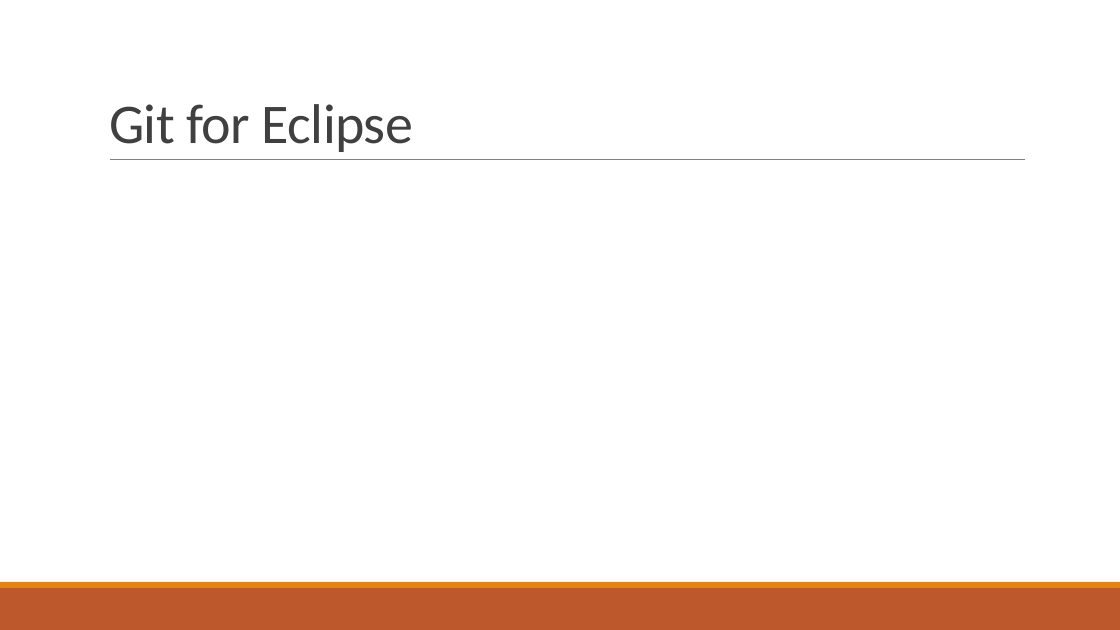
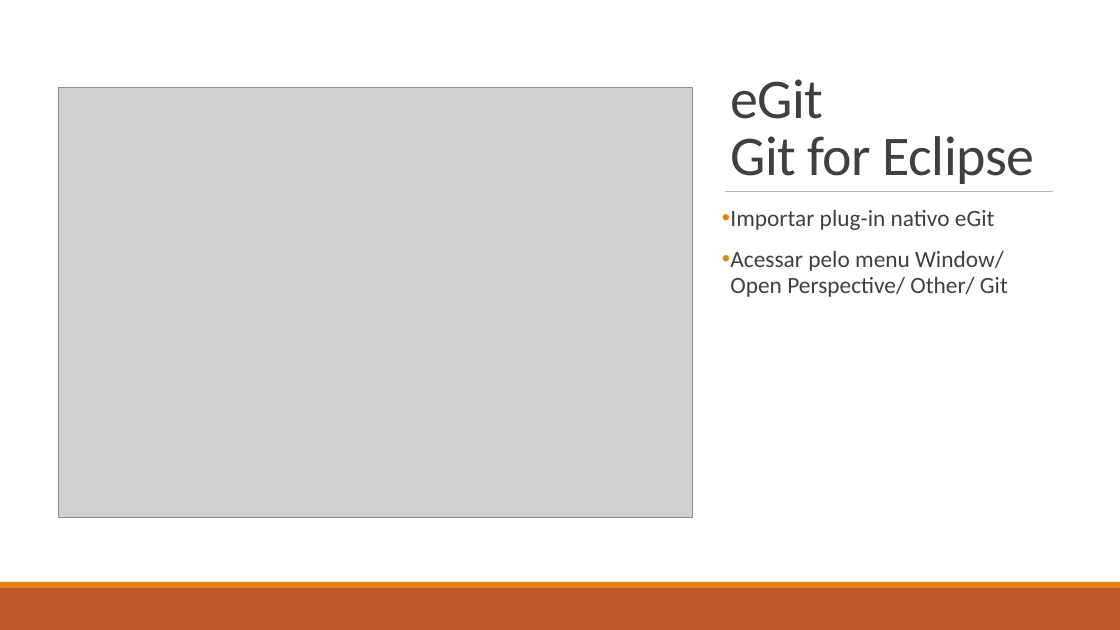
Before and after one commit to ekson73/Docs, a slide deck: slide 81 of Projeto VEK - GIT 4 VEK.pptx (slide 82 before the commit). Drawn at 1120x630 pixels with LibreOffice and Linux fonts; fonts in the diff are those of the drawing; grey boxes stand for pictures. Boxes give left, top, right and bottom in pixels: in the first picture for what was removed or moved away, otherwise in the second. Text is boxed around its words. In the diff, an @@ line names an element or a change of style, - is before the commit and + after.

```diff
--- a/Projeto VEK - GIT 4 VEK.pptx
+++ b/Projeto VEK - GIT 4 VEK.pptx
@@ rectangle added at (0, 0, 1120, 630), fill #FFFFFF @@
@@ rectangle added at (0, 0, 1120, 582), fill #FFFFFF @@
@@ picture added at (58, 88, 693, 518) @@
@@ title at (730, 79, 1034, 184): text changed @@
-Git for Eclipse
+eGit
+Git for Eclipse
@@ line removed from (110, 160) to (1026, 160) @@
@@ line added from (725, 192) to (1053, 192), #808080 0.5 pt @@
@@ text added at (730, 210, 1008, 297), 20 pt, text #404040 @@
+• Importar plug-in nativo eGit
+• Acessar pelo menu Window/ Open Perspective/ Other/ Git
```
Also in this commit, not shown: 9 other slides changed, 12 slides added, 5 slides removed, 1 other file.
